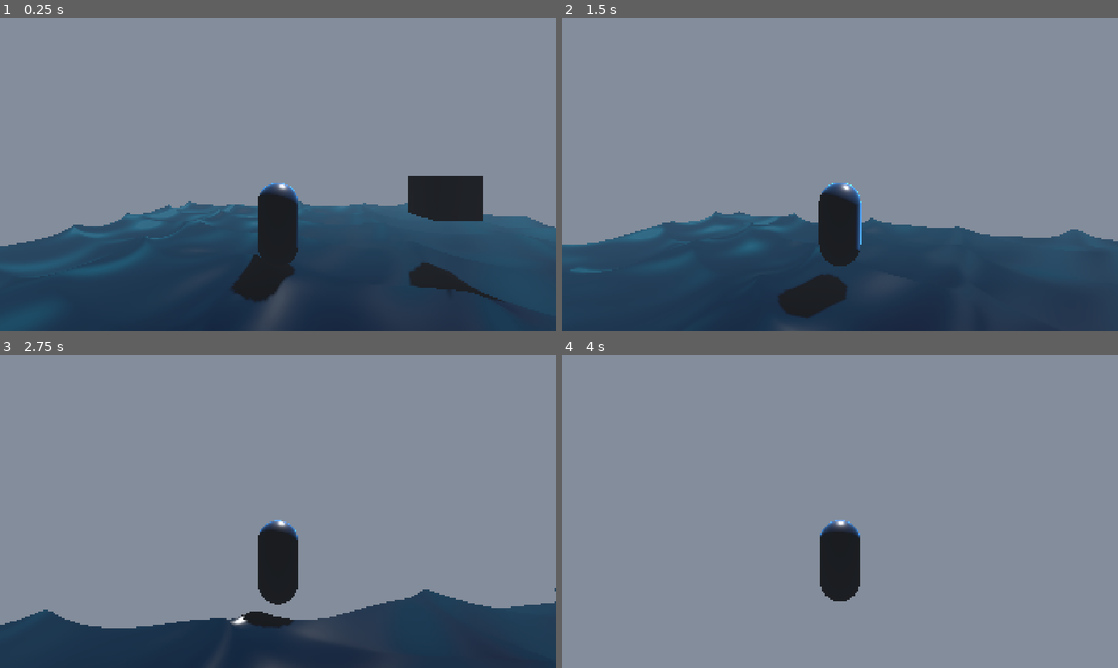
Above: before the commit, frames 1-4 (two rows, left to right).
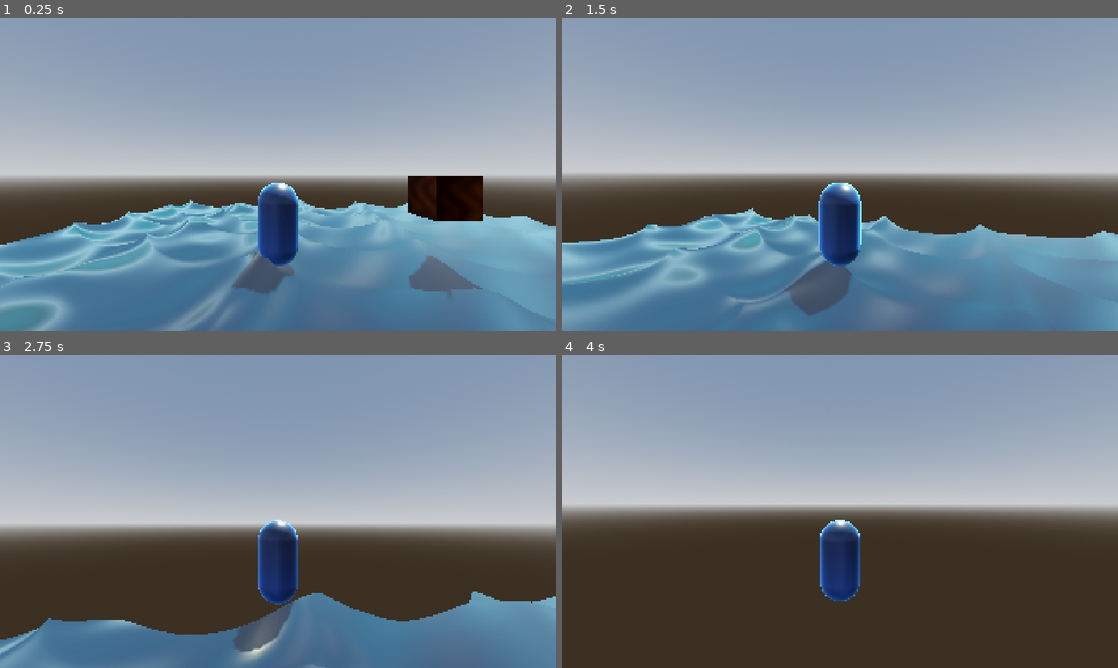
Above: after the commit, the same moments.

Repository: pureraku/gd-test
Game: Godot game, scene res://scenes/world.tscn
The game is run twice, just before and just after one commit, with the same random seed, the same clock (stepped at 60 frames per second) and the same inputs.
Inputs (mouse positions are in pixels of both pictures, inside the frame that each line leads up to):
- Up to frame 1 (0.25 s): no input
- Up to frame 2 (1.5 s): tap Enter (ui_accept) at 0.5, 0.77 s; move the mouse to (867, 174) at 0.52 s; hold Up (ui_up) from 0.53 s (still down); move the mouse to (812, 174) at 1.27 s
- Up to frame 3 (2.75 s): keep holding Up (ui_up); tap Enter (ui_accept) at 1.52 s; move the mouse to (289, 505) at 2.02 s
- Up to frame 4 (4 s): keep holding Up (ui_up); move the mouse to (834, 517) at 2.77 s; tap Enter (ui_accept) at 3.02, 3.77 s; move the mouse to (878, 514) at 3.52 s

The runs differ from the first frame. In frame 1, 87% of the frame differs, in the area x 0-100%, y 0-100%; in frame 2, 88%; in frame 3, 83%; in frame 4, 90%.

Commit message:
chore(cleanup): remove fog & update readme preview

Diff:
--- a/scenes/world.tscn
+++ b/scenes/world.tscn
@@ -3,23 +3,28 @@
 [ext_resource type="Shader" uid="uid://c4plex6i2o8id" path="res://shaders/plane.gdshader" id="1_4wyf3"]
 [ext_resource type="PackedScene" uid="uid://0h22680bq4t4" path="res://scenes/player.tscn" id="1_nnsk1"]
 [ext_resource type="Shader" uid="uid://206u26opoxc5" path="res://shaders/box.gdshader" id="2_4wyf3"]
-[ext_resource type="Script" uid="uid://um4vq2o7entm" path="res://scripts/lens_flare.gd" id="4_k0juu"]
 
-[sub_resource type="Environment" id="Environment_qfnet"]
-background_mode = 1
-ambient_light_color = Color(0.52906674, 0.5290667, 0.5290667, 1)
-fog_enabled = true
-volumetric_fog_enabled = true
-volumetric_fog_density = 0.46
+[sub_resource type="ProceduralSkyMaterial" id="ProceduralSkyMaterial_4wyf3"]
+sky_horizon_color = Color(0.66224277, 0.6717428, 0.6867428, 1)
+ground_horizon_color = Color(0.66224277, 0.6717428, 0.6867428, 1)
+
+[sub_resource type="Sky" id="Sky_k0juu"]
+sky_material = SubResource("ProceduralSkyMaterial_4wyf3")
+
+[sub_resource type="Environment" id="Environment_71j4m"]
+background_mode = 2
+sky = SubResource("Sky_k0juu")
+tonemap_mode = 2
+glow_enabled = true
 
 [sub_resource type="ShaderMaterial" id="ShaderMaterial_rwgxs"]
 render_priority = 0
 shader = ExtResource("1_4wyf3")
-shader_parameter/deep_color = Color(0.005, 0.04, 0.12, 1)
-shader_parameter/shallow_color = Color(0.02, 0.3, 0.4, 1)
-shader_parameter/wave_height = 0.15
+shader_parameter/deep_color = Color(0.005, 0.035, 0.1, 1)
+shader_parameter/shallow_color = Color(0.02, 0.3, 0.42, 1)
+shader_parameter/wave_height = 0.25
 shader_parameter/wave_length = 4.0
-shader_parameter/wave_speed = 1.0
+shader_parameter/wave_speed = 1.2
 shader_parameter/wave_2_height = 0.12
 shader_parameter/wave_2_length = 2.5
 shader_parameter/wave_3_height = 0.06
@@ -27,7 +32,7 @@
 shader_parameter/ripple_strength = 0.25
 shader_parameter/ripple_scale = 12.0
 shader_parameter/ripple_speed = 0.8
-shader_parameter/roughness = 0.12
+shader_parameter/roughness = 0.08
 
 [sub_resource type="PlaneMesh" id="PlaneMesh_tj4qg"]
 material = SubResource("ShaderMaterial_rwgxs")
@@ -57,11 +62,12 @@
 
 [node name="World" type="Node3D" unique_id=28585447]
 
-[node name="WorldEnvironment" type="WorldEnvironment" parent="." unique_id=879292508]
-environment = SubResource("Environment_qfnet")
+[node name="WorldEnvironment" type="WorldEnvironment" parent="." unique_id=329539065]
+environment = SubResource("Environment_71j4m")
 
-[node name="DirectionalLight3D" type="DirectionalLight3D" parent="." unique_id=744211652]
+[node name="DirectionalLight3D" type="DirectionalLight3D" parent="." unique_id=2097727554]
 transform = Transform3D(-0.8660254, -0.43301278, 0.25, 0, 0.49999997, 0.86602545, -0.50000006, 0.75, -0.43301266, 0, 0, 0)
+light_color = Color(0.99098533, 1, 0.81523246, 1)
 shadow_enabled = true
 
 [node name="Plane" type="StaticBody3D" parent="." unique_id=196638356]
@@ -84,9 +90,7 @@
 [node name="Player" parent="." unique_id=478454415 instance=ExtResource("1_nnsk1")]
 transform = Transform3D(1, 0, 0, 0, 1, 0, 0, 0, 1, -2, 1, 0)
 
-[node name="LensFlare" type="CanvasLayer" parent="." unique_id=1097899889 node_paths=PackedStringArray("sun_position")]
-script = ExtResource("4_k0juu")
-sun_position = NodePath("../SunPosition")
+[node name="LensFlare" type="CanvasLayer" parent="." unique_id=1097899889]
 
 [node name="Flare" type="TextureRect" parent="LensFlare" unique_id=805649756]
 offset_right = 300.0
Renamed: docs/tinygame.apple-touch-icon.png -> docs/index.apple-touch-icon.png
Not shown, changed: docs/index.apple-touch-icon.png.import
Renamed: docs/tinygame.icon.png -> docs/index.icon.png
Not shown, changed: docs/index.icon.png.import
Renamed: docs/tinygame.png -> docs/index.png
Not shown, changed: docs/index.png.import
Not shown, removed: docs/tinygame.png.import
Not shown, changed: export_presets.cfg
Binary file changed: images/preview.png
Not shown, removed: docs/.nojekyll
Not shown, added: docs/index.audio.position.worklet.js
Not shown, added: docs/index.audio.worklet.js
(and 5 more such lines)
